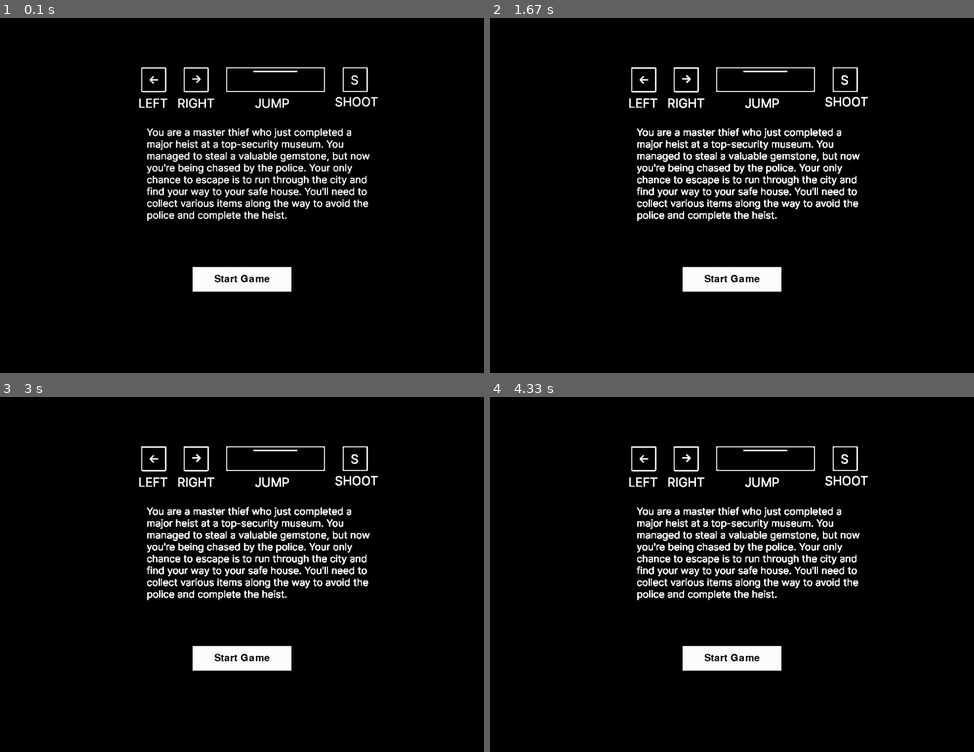
Above: before the commit, frames 1-4 (two rows, left to right).
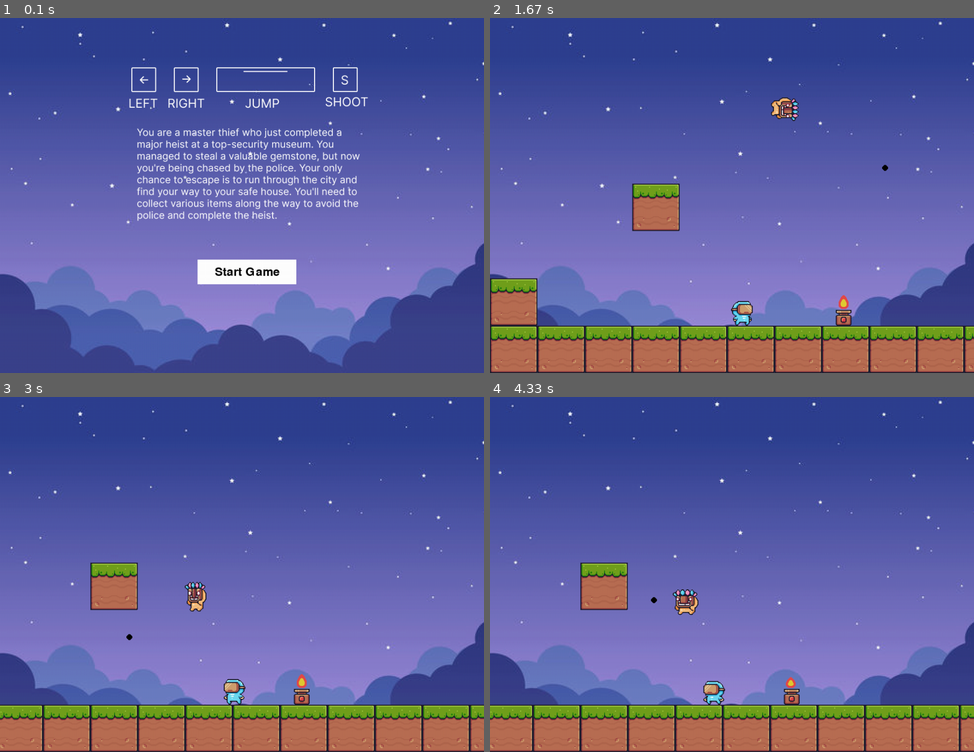
Above: after the commit, the same moments.

Repository: biancafu/pygame_hackathon
Game: pygame game, started from main.py
Two runs of this game, one before a commit and one after it. Both use one fixed random seed, a clock stepped at 60 frames per second and the inputs below.
Inputs (mouse positions are in pixels of both pictures, inside the frame that each line leads up to):
- Up to frame 1 (0.1 s): no input
- Up to frame 2 (1.67 s): click "Start Game" at 0.38 s; hold S 0.67-1.13 s; hold Right 0.67-1.13 s; move the mouse to (732, 216) at 0.7 s; hold Right 1.17-1.63 s; tap Space at 1.23, 1.53 s
- Up to frame 3 (3 s): hold Right 1.67-2.13 s; tap Space at 1.73, 2.03, 2.23, 2.53, 2.8 s; hold Left 2.17-2.7 s; tap S at 2.32 s; hold Left from 2.73 s (still down)
- Up to frame 4 (4.33 s): tap Space at 3.1, 3.23, 3.53, 3.9, 4.2 s; release Left at 3.13 s; hold Right 3.17-3.8 s; hold Left 3.83-4.3 s; tap S at 3.98 s

The runs differ from the first frame. In frame 1, 99% of the frame differs, in the area x 0-100%, y 0-100%; in frame 2, 100%; in frame 3, 100%; in frame 4, 100%.

Commit message:
fixing button text escape to go back to menu background for main menu

Diff:
--- a/main.py
+++ b/main.py
@@ -19,50 +19,11 @@
 
 window = pygame.display.set_mode((WIN_WIDTH, WIN_HEIGHT))
 
+clock = pygame.time.Clock()
 ### MENU ###
 pygame.init()
 
-def main_menu():
-    while True:
-
-        instruction_image = pygame.image.load("keys.png")
-        window.blit(instruction_image, (280, 100))
-
-        # Set up the font
-        font = pygame.font.Font(None, 36)
-
-        # Set up the start button
-        button_width = 200
-        button_height = 50
-        button_x = (WIN_WIDTH - button_width) / 2
-        button_y = (WIN_HEIGHT - button_height) / 2
-        button_color = (255, 255, 255)
-        button_text = 'Start Game'
-        font = pygame.font.Font(None, 30)
-        text_surface = font.render(button_text, True, (0, 0, 0))
-
-        # Set up the button offset
-        button_offset_y = 170
-
-        for event in pygame.event.get():
-            if event.type == pygame.QUIT:
-                pygame.quit()
-                sys.exit()
-            if event.type == pygame.KEYDOWN:
-                if event.key == pygame.K_ESCAPE:
-                    pygame.quit()
-                    sys.exit()
-
-
-        # Draw the button
-        pygame.draw.rect(window, button_color, (button_x, button_y + button_offset_y, button_width, button_height))
-        window.blit(text_surface, (button_x + button_width/2 - text_surface.get_width()/2, button_y + button_offset_y + button_height/2 - text_surface.get_height()/2))
-
-        pygame.display.update()
-        clock = pygame.time.Clock()
-        clock.tick(60)
-
-main_menu()
+click = False
 
 
 ################### IMG HANDLING #####################
@@ -431,8 +392,51 @@
 
     pygame.display.update()
 
+
+def main_menu(window):
+    while True:
+        window.blit(BG_IMG, (0,0))
+        instruction_image = pygame.image.load("keys.png")
+        window.blit(instruction_image, (260, 100))
+
+        # Set up the font
+        font = pygame.font.Font(None, 36)
+
+
+        mx, my = pygame.mouse.get_pos()
+        button_1 = pygame.Rect(400, 490, 200, 50)
+        # draw button rectangle
+        pygame.draw.rect(window, (255, 255, 255), button_1)
+
+        text_surface = font.render("Start Game", True, (0, 0, 0))
+        text_rect = text_surface.get_rect(center=button_1.center)
+        window.blit(text_surface, text_rect)
+
+        if button_1.collidepoint((mx, my)):
+            if click:
+                main(window)
+
+        pygame.display.update()
+
+        click = False
+
+        for event in pygame.event.get():
+            if event.type == pygame.QUIT:
+                pygame.quit()
+                sys.exit()
+            if event.type == pygame.KEYDOWN:
+                if event.key == pygame.K_ESCAPE:
+                    pygame.quit()
+                    sys.exit()
+            if event.type == pygame.MOUSEBUTTONDOWN:
+                if event.button == 1:
+                    click = True
+
+        pygame.display.update()
+        clock.tick(FPS)
+
+
 def main(window):
-    clock = pygame.time.Clock()
 
     block_size = 96
 
@@ -462,7 +466,7 @@
                 if event.key == pygame.K_SPACE and player.jump_count < 2:
                     #resetting jump_count on landing, once landed, we can jump again
                     player.jump()
-                if event.key == pygame.K_s:
+                elif event.key == pygame.K_s:
                     if player.direction == "left":
                         facing = -1
                     else:
@@ -470,7 +474,8 @@
 
                     if len(bullets) < 5: #only 5 bullets
                         bullets.append(projectile(round(player.rect.x + player.rect.width //2), round(player.rect.y + player.rect.height//2), 6, (0,0,0), facing))
-
+                elif event.key == pygame.K_ESCAPE:
+                    run = False
         for bullet in bullets:
                 bullet.x += bullet.vel
 
@@ -486,8 +491,6 @@
             offset_x += player.x_vel
 
 
-    pygame.quit()
-    quit()
-
-if __name__ == "__main__":
-    main(window)
+
+# main(window)
+main_menu(window)
